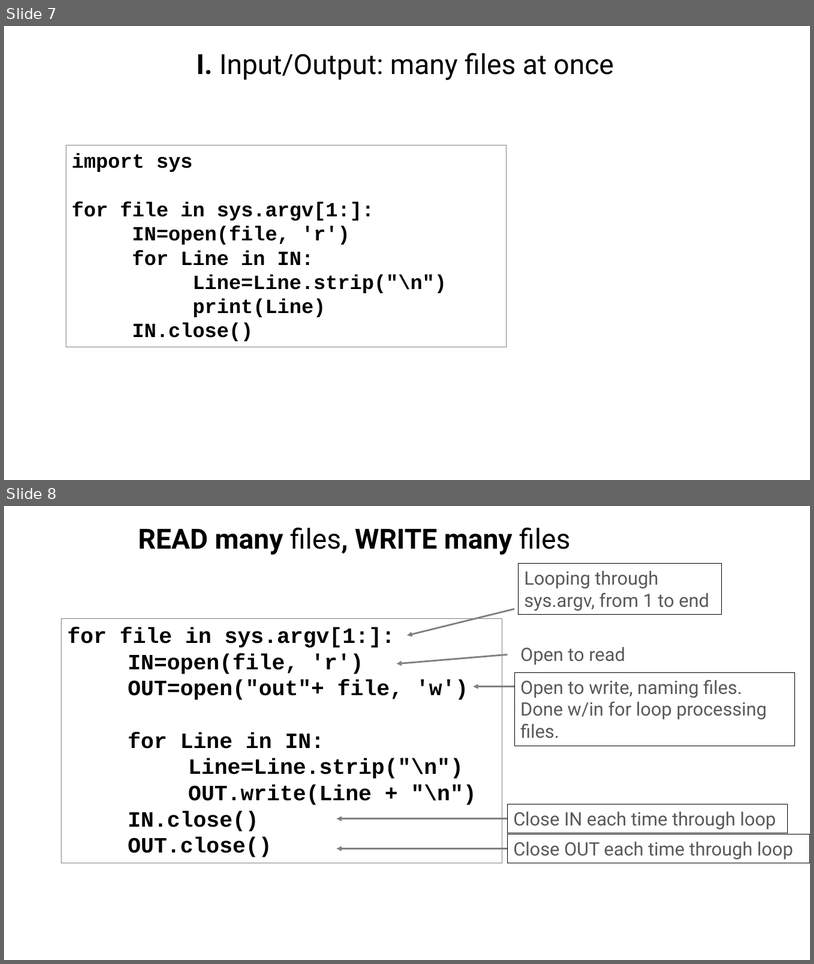
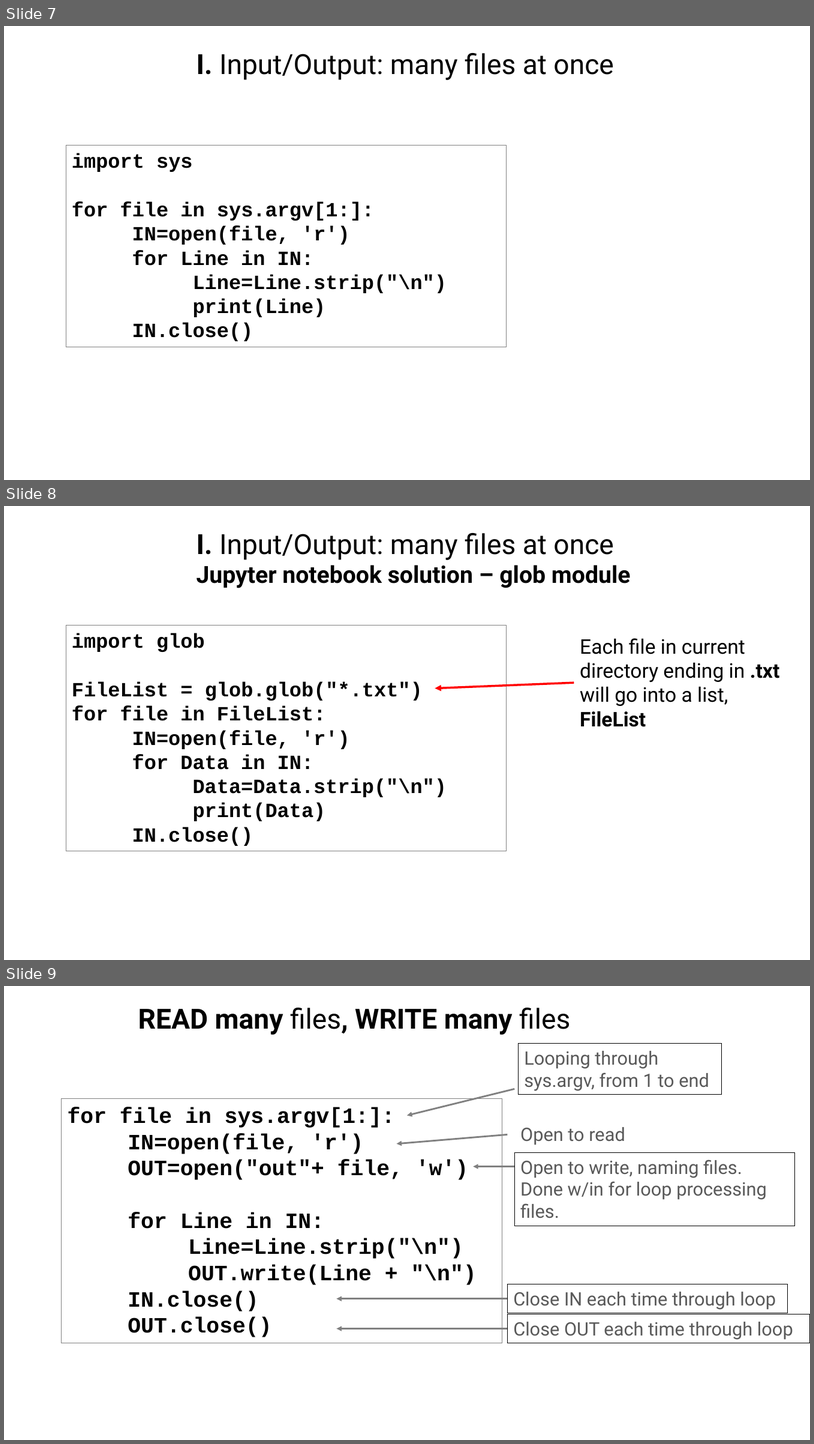
Before and after one commit to tparchman/F24_BIOL792, a slide deck: week10_python5/week10_python5.pptx. Shown one above the other, each under a label of ours: slides 7 and 8 before the commit, slides 7, 8 and 9 after it. The pictures are 814x964 and 814x1444 pixels, drawn with LibreOffice and Linux fonts; fonts in the diff are those of the drawing. Boxes give left, top, right and bottom in pixels: in the first picture for what was removed or moved away, otherwise in the second. Text is boxed around its words. In the diff, an @@ line names an element or a change of style, - is before the commit and + after.

```diff
--- a/week10_python5/week10_python5.pptx
+++ b/week10_python5/week10_python5.pptx
@@ slide 8 added at <box>4,506,810,960</box>, background #FFFFFF @@
@@ text added at <box>197,533,614,560</box>, 33 pt, text #000000 @@
+I. Input/Output: many files at once
@@ text added at <box>197,565,631,588</box>, 28 pt, text #000000, bold @@
+Jupyter notebook solution – glob module
@@ rectangle added at <box>66,625,507,852</box>, outline #808080 0.75 pt, 24 pt, text #000000, bold @@
+import glob
+FileList = glob.glob("*.txt")
+for file in FileList:
+IN=open(file, 'r')
+for Data in IN:
+Data=Data.strip("\n")
+print(Data)
+IN.close()
@@ text added at <box>580,638,780,727</box>, 24 pt, text #000000 @@
+Each file in current directory ending in .txt will go into a list, FileList
@@ arrow added from (575, 682) to (435, 688), #FF0000 2.5 pt @@
@@ what was slide 8 is now slide 9 @@
```
Also in this commit, not shown: 1 slide changed, 4 other files.
